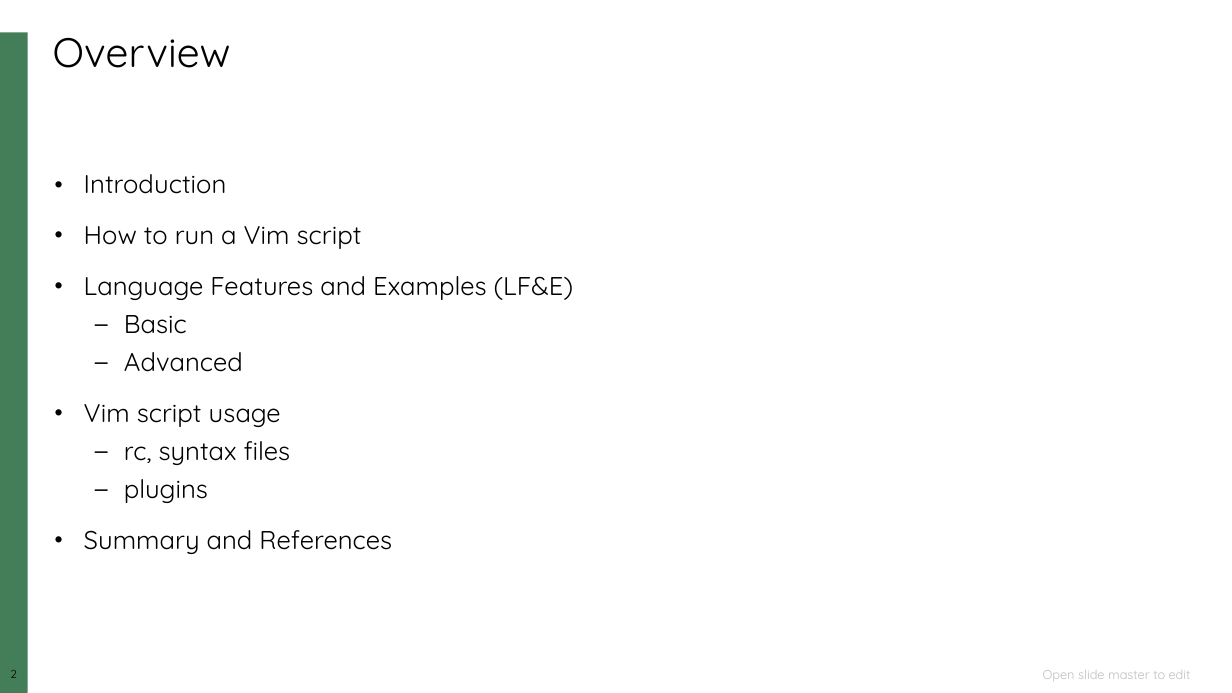
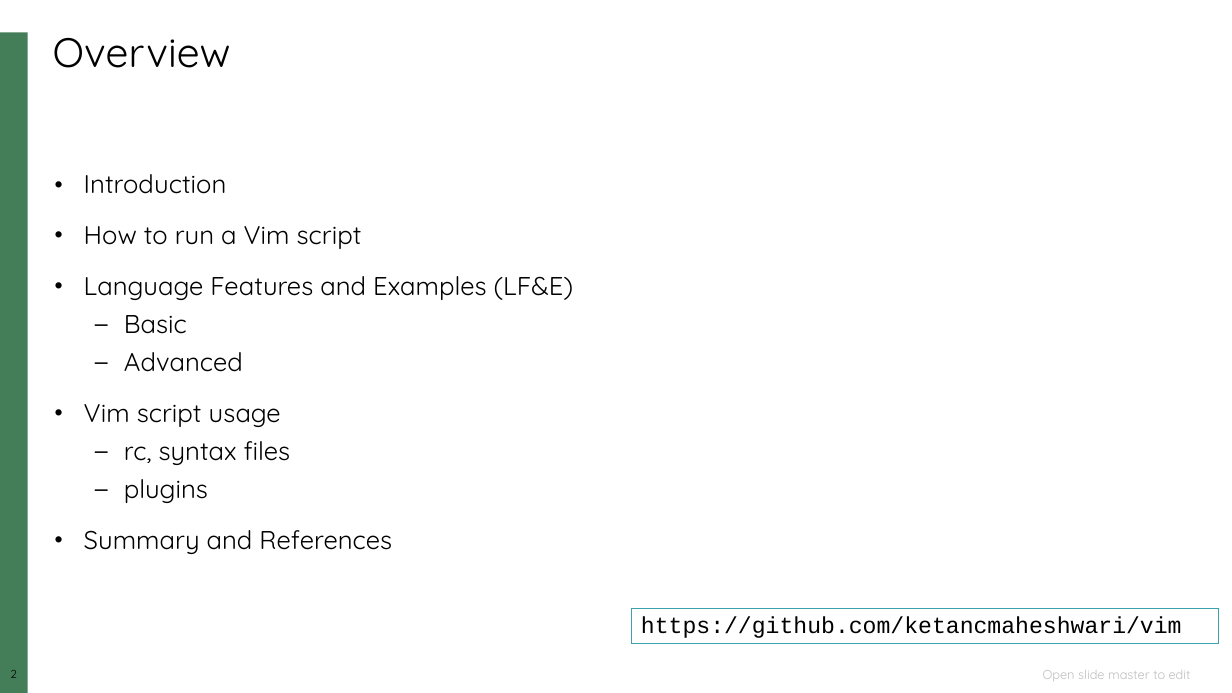
Before and after one commit to ketancmaheshwari/vim, a slide deck: slide 2 of vimscriptpres.pptx. Drawn at 1232x693 pixels with LibreOffice and Linux fonts; fonts in the diff are those of the drawing; background and template pictures are left out. Boxes give left, top, right and bottom in pixels: in the first picture for what was removed or moved away, otherwise in the second. Text is boxed around its words. In the diff, an @@ line names an element or a change of style, - is before the commit and + after.

```diff
--- a/vimscriptpres.pptx
+++ b/vimscriptpres.pptx
@@ rectangle added at [632,609,1218,644], outline #3BA2AD 0.75 pt, 18 pt, text #000000 @@
+https://github.com/ketancmaheshwari/vim
```
Also in this commit, not shown: 9 other slides changed, 3 slides added, 1 slide removed, 2 other files.
